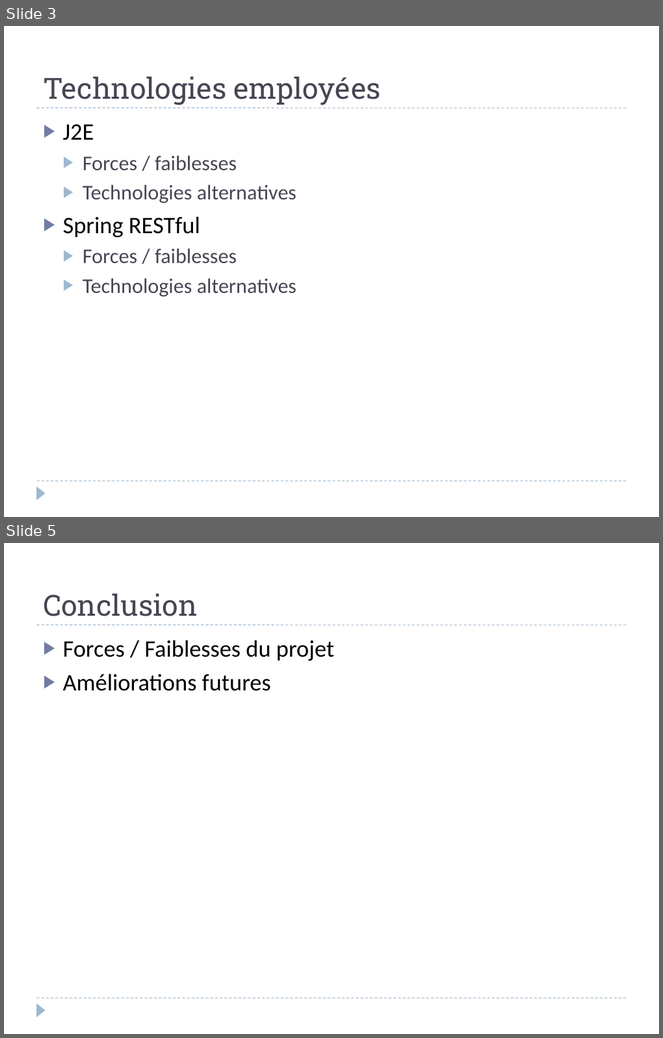
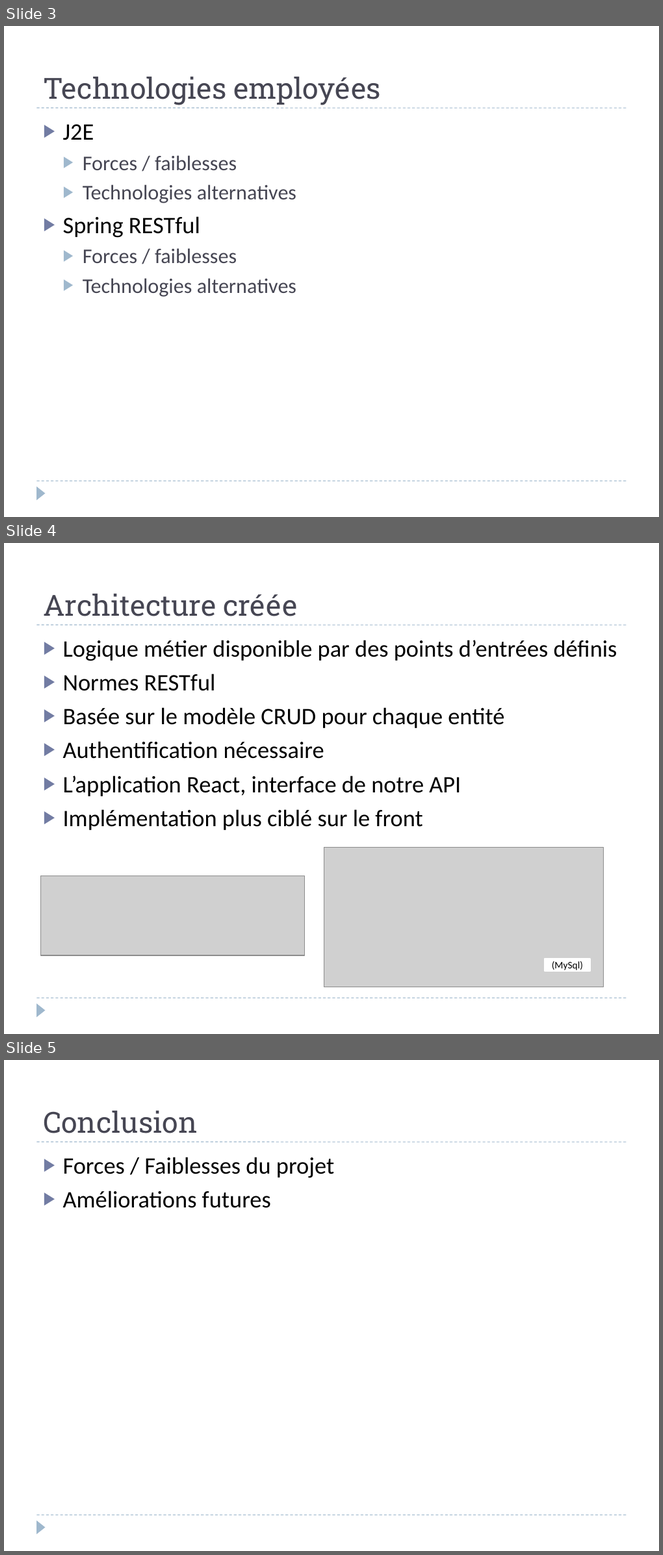
Before and after one commit to AlexOUKS/AppInProgress, a slide deck: LO54-pwp.pptx. Shown one above the other, each under a label of ours: slides 3 and 5 before the commit, slides 3, 4 and 5 after it; the slides between them are not shown. The pictures are 663x1038 and 663x1555 pixels, drawn with LibreOffice and Linux fonts; fonts in the diff are those of the drawing; grey boxes stand for pictures. Boxes give left, top, right and bottom in pixels: in the first picture for what was removed or moved away, otherwise in the second. Text is boxed around its words. In the diff, an @@ line names an element or a change of style, - is before the commit and + after.

```diff
--- a/LO54-pwp.pptx
+++ b/LO54-pwp.pptx
@@ slide 4 added at [4, 543, 659, 1034], background #FFFFFF; not listed: 3 template elements that a slide beside it also shows @@
@@ title added at [43, 594, 298, 616], 32 pt, text #464653 @@
+Architecture créée
@@ text added at [63, 640, 618, 830], 26 pt, text #000000 @@
+▶ Logique métier disponible par des points d’entrées définis
+▶ Normes RESTful
+▶ Basée sur le modèle CRUD pour chaque entité
+▶ Authentification nécessaire
+▶ L’application React, interface de notre API
+▶ Implémentation plus ciblé sur le front
@@ picture added at [324, 848, 603, 987] @@
@@ picture added at [40, 876, 305, 956] @@
@@ rectangle added at [545, 959, 590, 971], fill #FFFFFF, outline #FFFFFF 1.5 pt, 11 pt, text #000000 @@
+(MySql)
```
Also in this commit, not shown: 1 slide removed, 1 other file.
